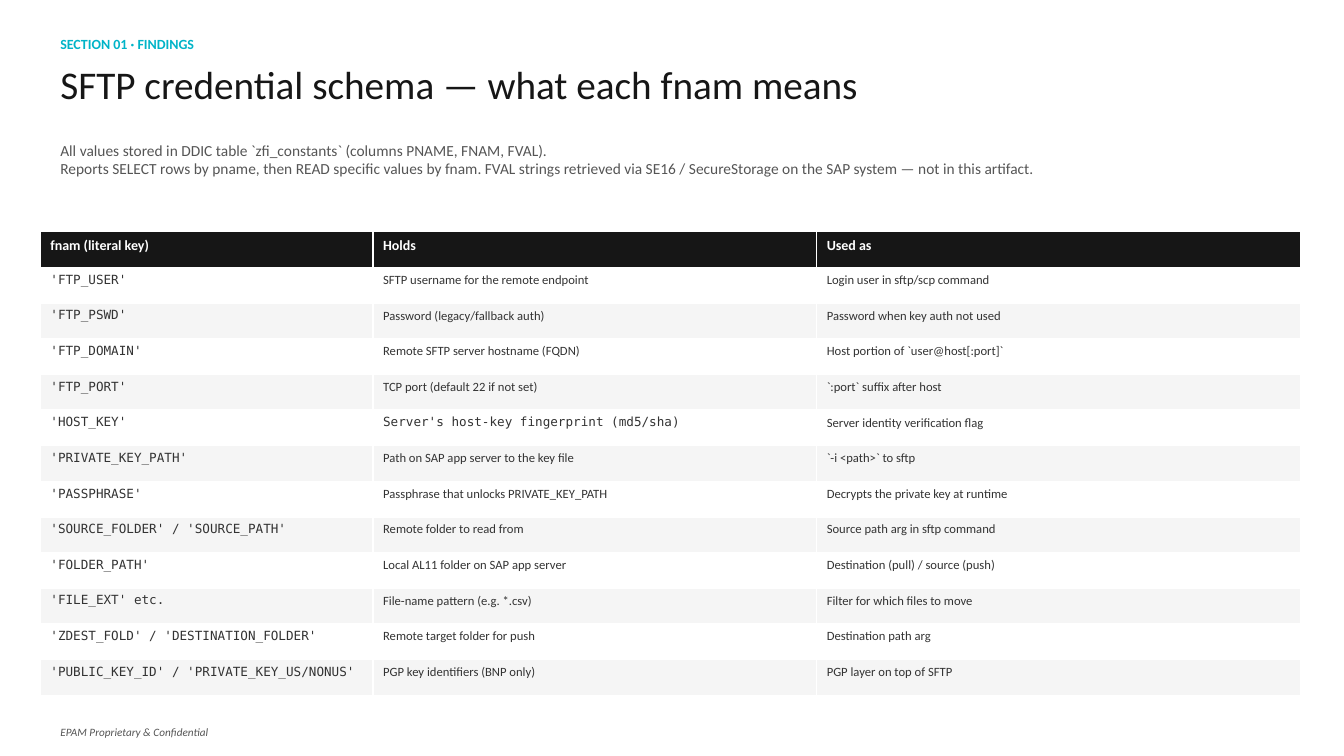
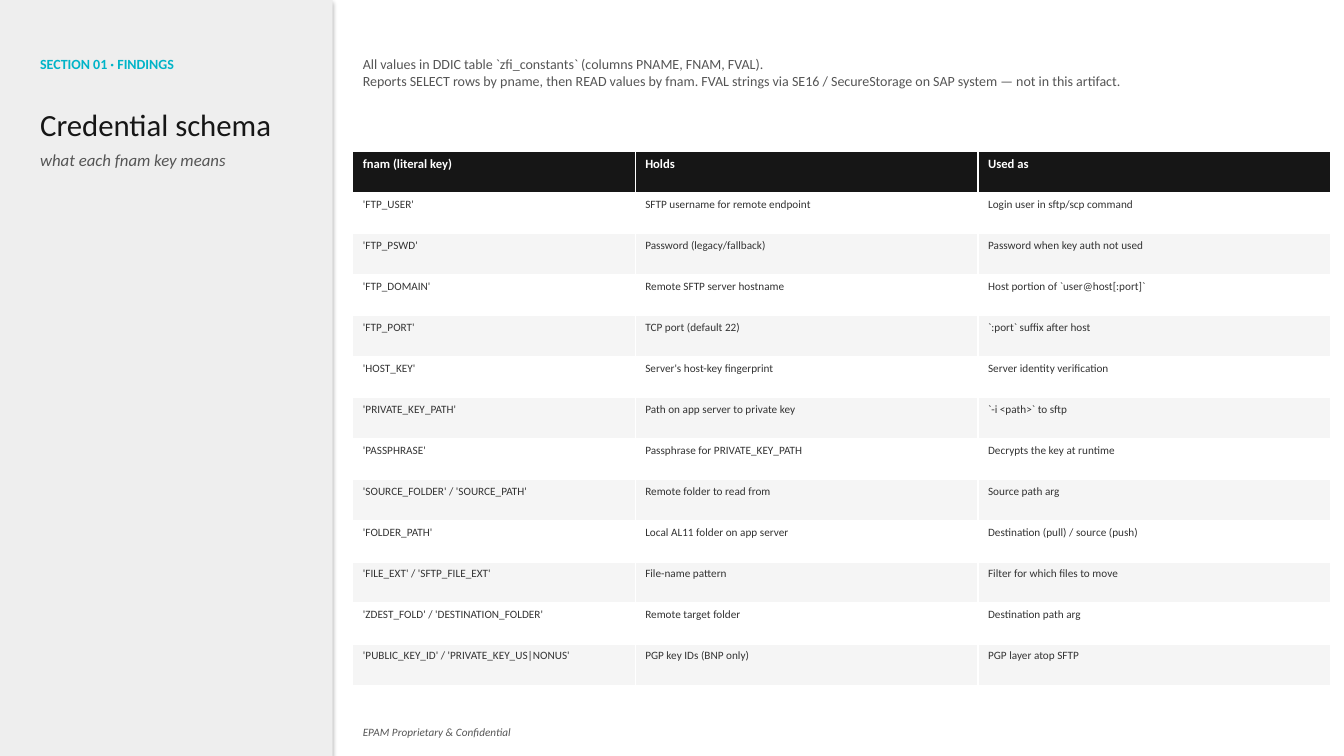
Before and after one commit to fr0ster/cloud-llm-hub, a slide deck: slide 6 of docs/tutorials/codebase-analysis/examples/report.pptx. Drawn at 1344x756 pixels with LibreOffice and Linux fonts; fonts in the diff are those of the drawing. Boxes give left, top, right and bottom in pixels: in the first picture for what was removed or moved away, otherwise in the second. Text is boxed around its words. In the diff, an @@ line names an element or a change of style, - is before the commit and + after.

```diff
--- a/docs/tutorials/codebase-analysis/examples/report.pptx
+++ b/docs/tutorials/codebase-analysis/examples/report.pptx
@@ rectangle added at box(0, 0, 333, 756), fill #EEEEEE @@
@@ text "SECTION 01 · FINDINGS": place and size @@
-text "SECTION 01 · FINDINGS" at box(60, 39, 195, 49)
+text "SECTION 01 · FINDINGS" at box(40, 60, 174, 69)
@@ text at box(363, 59, 1120, 89): text changed; size 11 to 10 pt @@
-All values stored in DDIC table `zfi_constants` (columns PNAME, FNAM, FVAL).
-Reports SELECT rows by pname, then READ specific values by fnam. FVAL strings retrieved via SE16 / SecureStorage on the SAP system — not in this artifact.
+All values in DDIC table `zfi_constants` (columns PNAME, FNAM, FVAL).
+Reports SELECT rows by pname, then READ values by fnam. FVAL strings via SE16 / SecureStorage on SAP system — not in this artifact.
@@ text at box(40, 114, 271, 169): text changed; size 28 to 12 pt; text colour #161616 to #555555; italic on @@
-SFTP credential schema — what each fnam means
+Credential schema
+what each fnam key means
@@ table at box(353, 151, 1331, 686) @@
-row 2, column 2: SFTP username for the remote endpoint
+row 2, column 2: SFTP username for remote endpoint
-row 3, column 2: Password (legacy/fallback auth)
+row 3, column 2: Password (legacy/fallback)
-row 4, column 2: Remote SFTP server hostname (FQDN)
+row 4, column 2: Remote SFTP server hostname
-row 5, column 2: TCP port (default 22 if not set)
+row 5, column 2: TCP port (default 22)
-row 6, column 2: Server's host-key fingerprint (md5/sha)
+row 6, column 2: Server's host-key fingerprint
-row 6, column 3: Server identity verification flag
+row 6, column 3: Server identity verification
-row 7, column 2: Path on SAP app server to the key file
+row 7, column 2: Path on app server to private key
-row 8, column 2: Passphrase that unlocks PRIVATE_KEY_PATH
+row 8, column 2: Passphrase for PRIVATE_KEY_PATH
-row 8, column 3: Decrypts the private key at runtime
+row 8, column 3: Decrypts the key at runtime
-row 9, column 3: Source path arg in sftp command
+row 9, column 3: Source path arg
-row 10, column 2: Local AL11 folder on SAP app server
+row 10, column 2: Local AL11 folder on app server
-row 11, column 1: 'FILE_EXT' etc.
+row 11, column 1: 'FILE_EXT' / 'SFTP_FILE_EXT'
-row 11, column 2: File-name pattern (e.g. *.csv)
+row 11, column 2: File-name pattern
-row 12, column 2: Remote target folder for push
+row 12, column 2: Remote target folder
-row 13: 'PUBLIC_KEY_ID' / 'PRIVATE_KEY_US/NONUS' | PGP key identifiers (BNP only) | PGP layer on top of SFTP
+row 13: 'PUBLIC_KEY_ID' / 'PRIVATE_KEY_US|NONUS' | PGP key IDs (BNP only) | PGP layer atop SFTP
@@ size 10 to 9 pt in "fnam (literal key)", "Holds", "Used as" @@
@@ size 9 to 8 pt in "'FTP_USER'", "Login user in sftp/scp command", "'FTP_PSWD'", "Password when key auth not used" and 15 more places @@
@@ font DejaVu Sans Mono to Calibri in "'FTP_USER'", "'FTP_PSWD'", "'FTP_DOMAIN'", "'FTP_PORT'" and 6 more places @@
@@ table: place and size @@
-table at box(40, 232, 1301, 696)
+table at box(353, 151, 1331, 686)
@@ text "EPAM Proprietary & Confidential": place and size @@
-text "EPAM Proprietary & Confidential" at box(60, 728, 208, 738)
+text "EPAM Proprietary & Confidential" at box(363, 728, 511, 738)
```
Also in this commit, not shown: 10 other slides changed, 21 other files.
